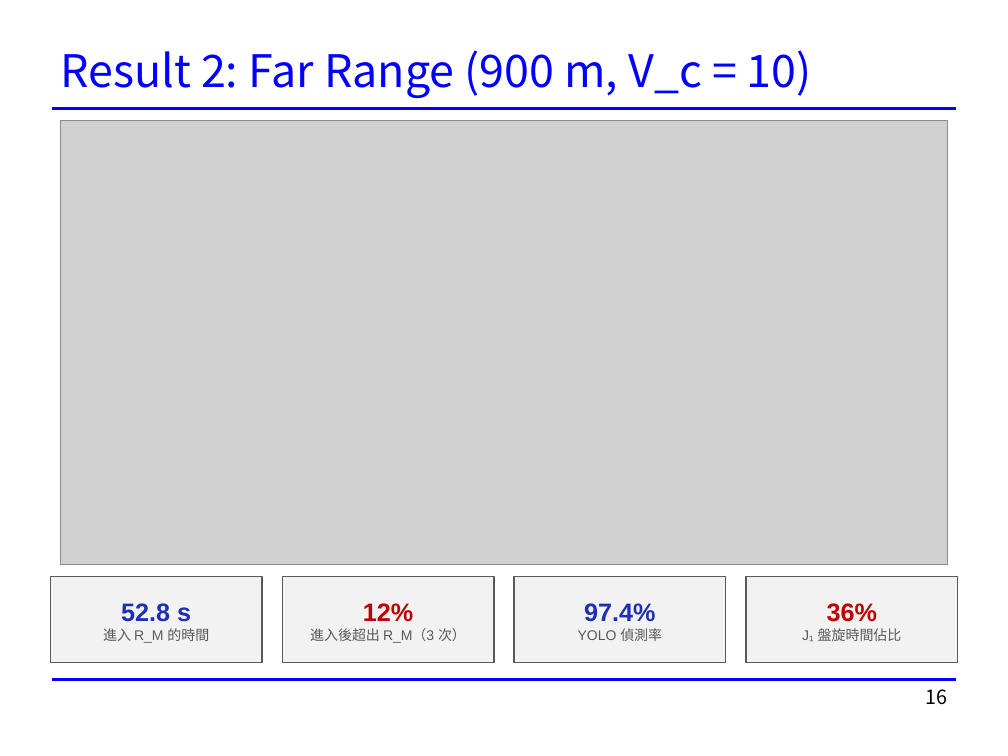
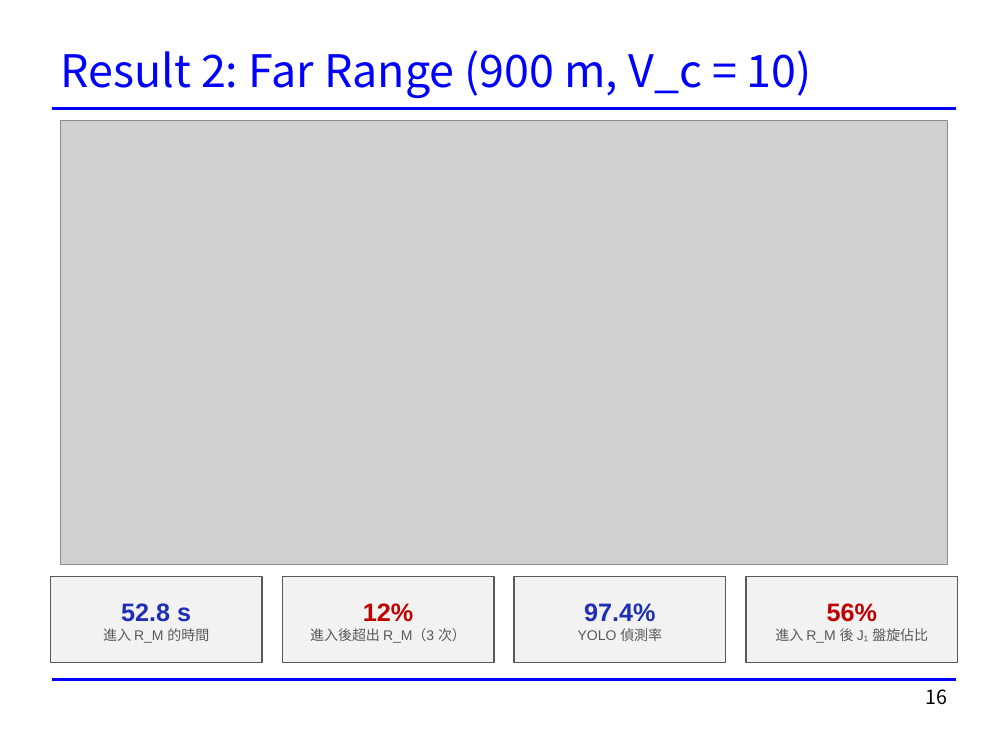
Before and after one commit to rossi1122/hsiang_thesis_simulation, a slide deck: slide 16 of docs/presentations/20261118_Phase2_進度報告.pptx. Drawn at 1008x756 pixels with LibreOffice and Linux fonts; fonts in the diff are those of the drawing; grey boxes stand for pictures. Boxes give left, top, right and bottom in pixels: in the first picture for what was removed or moved away, otherwise in the second. Text is boxed around its words. In the diff, an @@ line names an element or a change of style, - is before the commit and + after.

```diff
--- a/docs/presentations/20261118_Phase2_進度報告.pptx
+++ b/docs/presentations/20261118_Phase2_進度報告.pptx
@@ text in rectangle at [775, 603, 928, 643]: text changed @@
-36%
-J₁ 盤旋時間佔比
+56%
+進入 R_M 後 J₁ 盤旋佔比
```
Also in this commit, not shown: 3 other slides changed.
